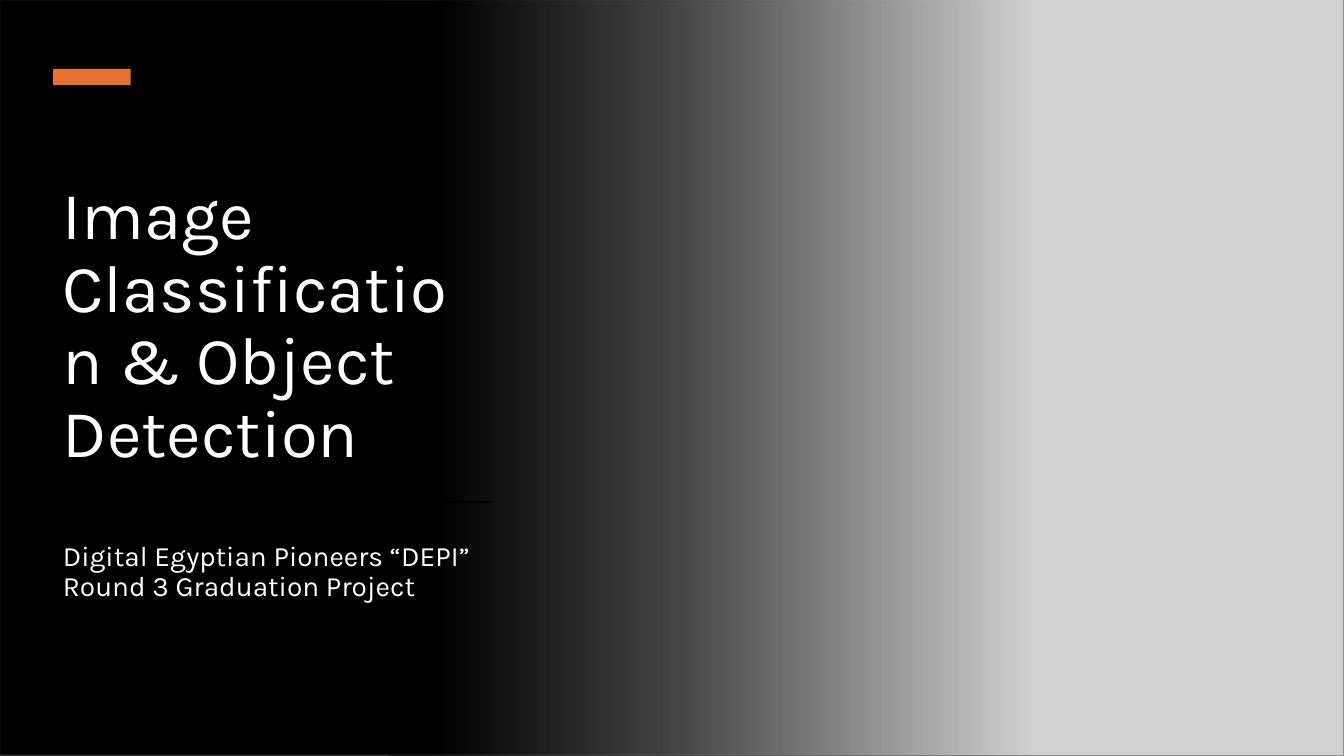
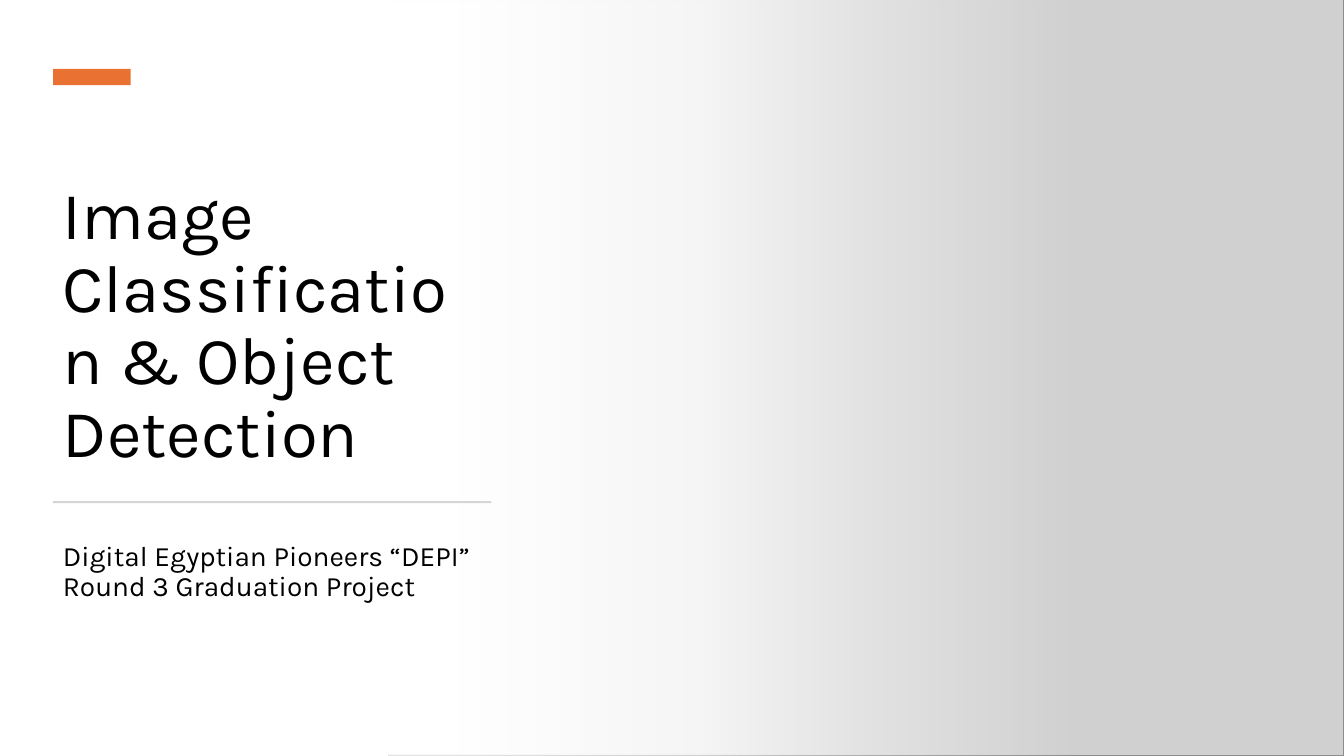
Before and after one commit to zeyadgamal00/DetectaX, a slide deck: slide 1 of Project Presentation.pptx. Drawn at 1344x756 pixels with LibreOffice and Linux fonts; fonts in the diff are those of the drawing; grey boxes stand for pictures. Boxes give left, top, right and bottom in pixels: in the first picture for what was removed or moved away, otherwise in the second. Text is boxed around its words. In the diff, an @@ line names an element or a change of style, - is before the commit and + after.

```diff
--- a/Project Presentation.pptx
+++ b/Project Presentation.pptx
@@ rectangle: place and size @@
-rectangle at [0, 0, 1029, 756]
+rectangle at [0, 0, 1076, 756]
@@ rectangle at [0, 0, 1076, 756]: fill gradient #000000 to gradient #FFFFFF @@
@@ title "Image Classification & Object Detection" at [63, 196, 396, 458]: text colour #FFFFFF to #000000 @@
@@ rectangle at [53, 501, 492, 503]: fill #000000 to #D5D5D5 @@
@@ subtitle "Digital Egyptian Pioneers “DEPI” Round ..." at [63, 546, 470, 603]: text colour #FFFFFF to #000000 @@
```
Also in this commit, not shown: 16 slides added, 1 slide removed, 6 other files.
